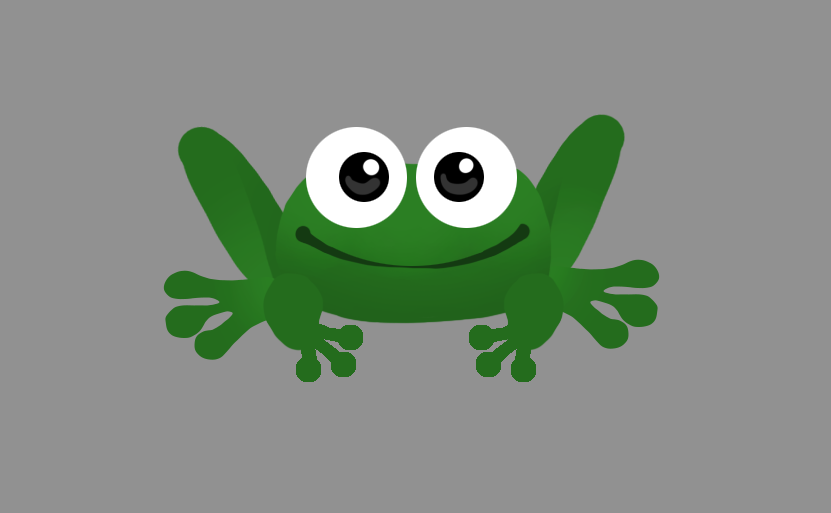
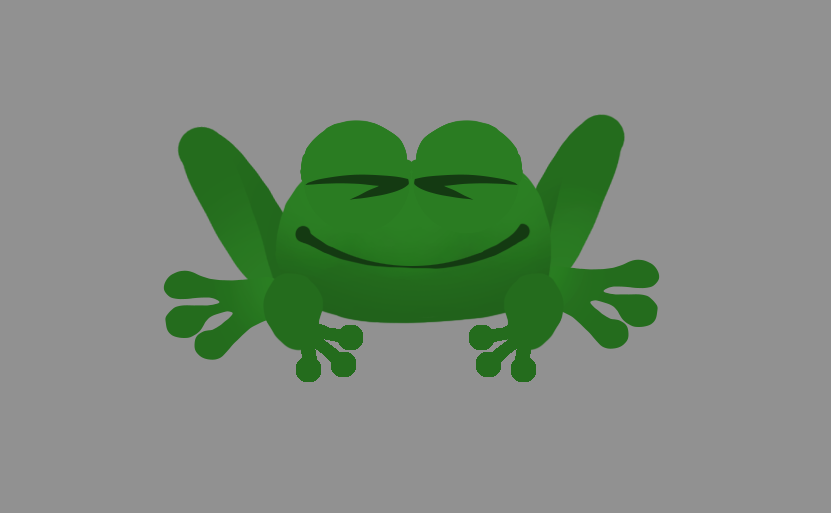
The second 831 x 513 image is a revision of the first. Changes to its layers:
added layer "eye L close 03" above "eye L close 02" over [300, 120, 412, 228]
added layer "eye L close 02" above "eye L close 01" over [300, 120, 412, 228]
added layer "eye L close 01" above "eye R close 03" over [300, 120, 413, 178]
added layer "eye R close 03" above "eye R close 02" over [411, 120, 523, 233]
added layer "eye R close 02" above "eye R close 01" over [411, 120, 523, 233]
added layer "eye R close 01" above "pupil R" over [410, 120, 523, 178]
